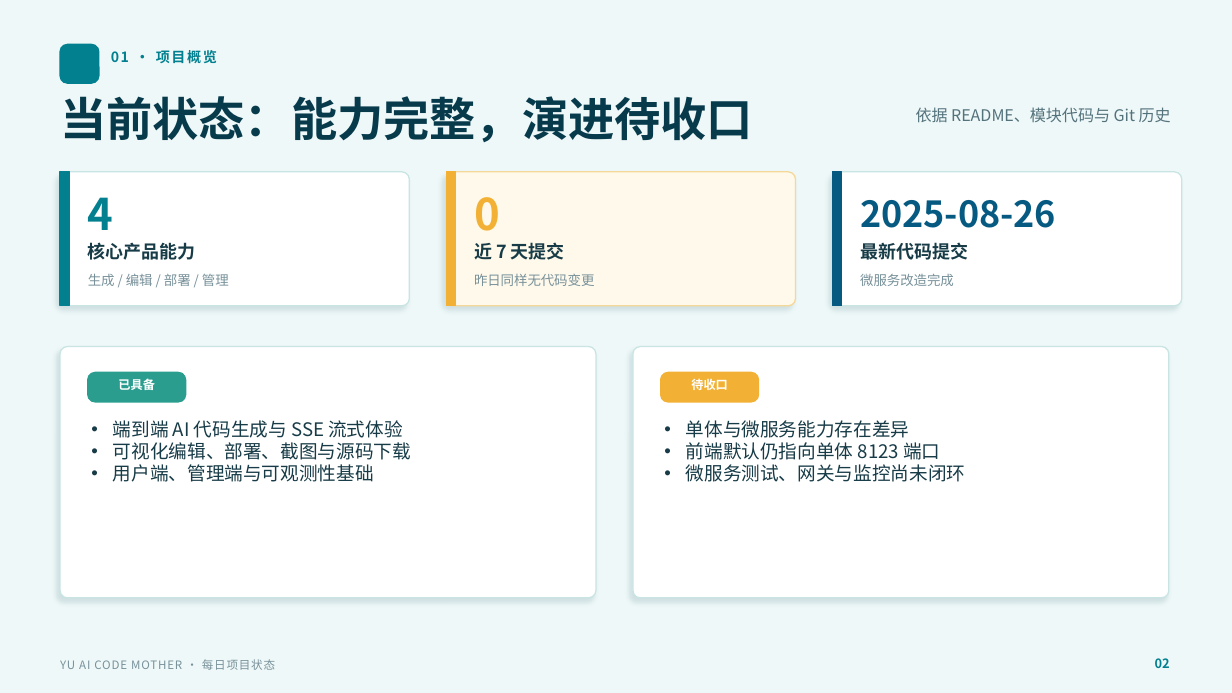
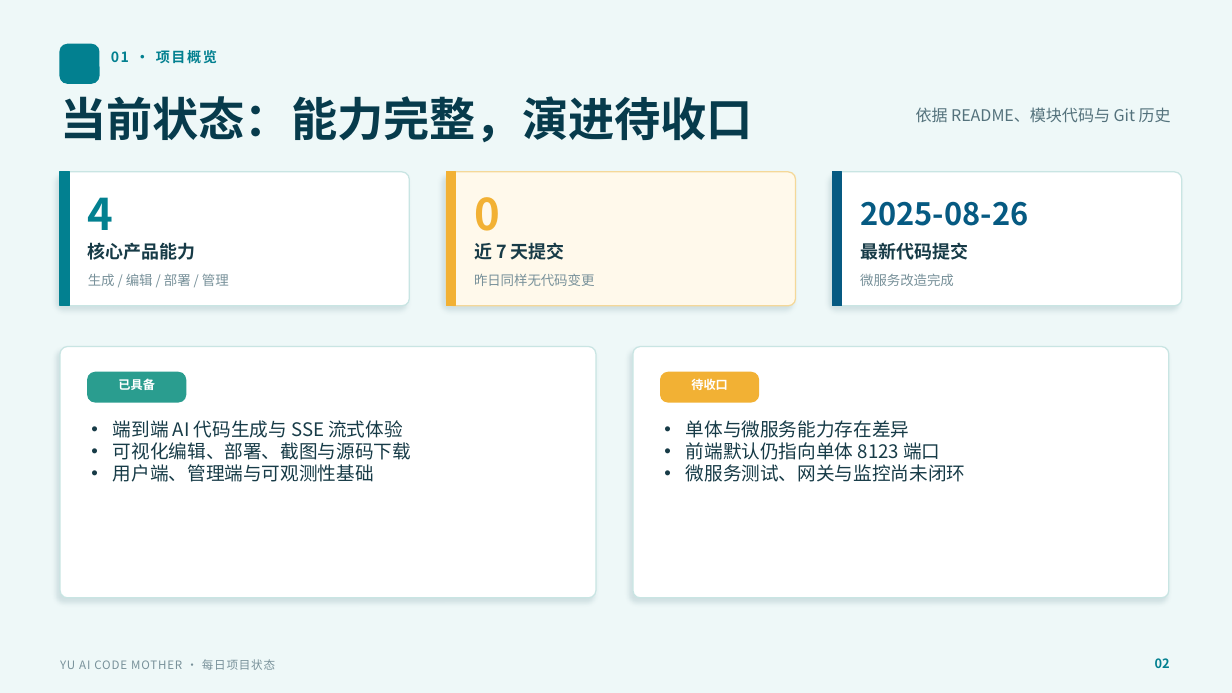
Before and after one commit to liyupi/yu-ai-code-mother, a slide deck: slide 2 of docs/reports/project-status-2026-07-20.pptx. Drawn at 1232x693 pixels with LibreOffice and Linux fonts; fonts in the diff are those of the drawing. Boxes give left, top, right and bottom in pixels: in the first picture for what was removed or moved away, otherwise in the second. Text is boxed around its words. In the diff, an @@ line names an element or a change of style, - is before the commit and + after.

```diff
--- a/docs/reports/project-status-2026-07-20.pptx
+++ b/docs/reports/project-status-2026-07-20.pptx
@@ text "2025-08-26" at [860,201,1028,226]: size 28 to 24 pt @@
```
Also in this commit, not shown: 4 other slides changed.
